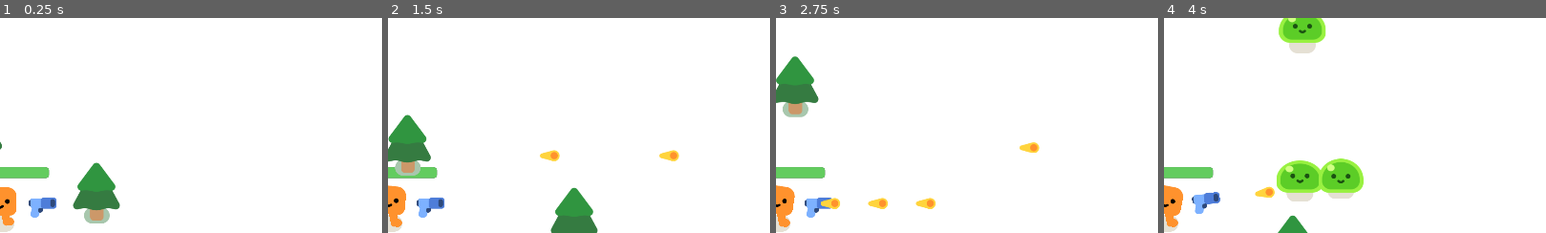
Above: before the commit, frames 1-4 (left to right).
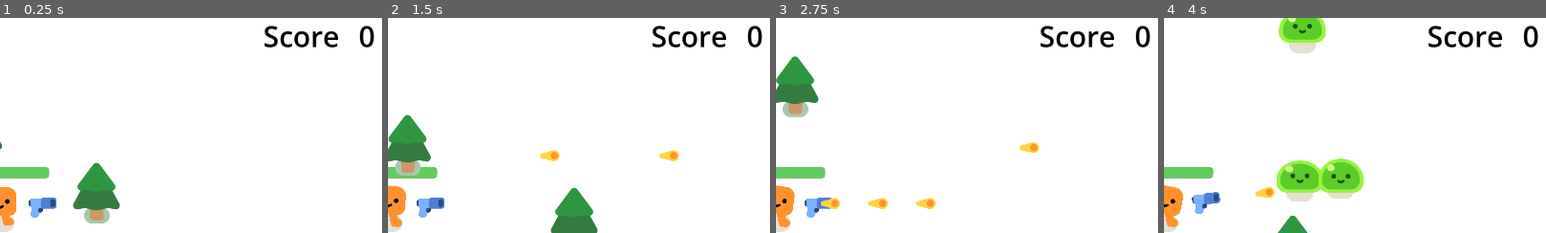
Above: after the commit, the same moments.

Repository: millwardesque/vampire-survivor-tutorial-ex
Game: Godot game, scene res://survivors_game.tscn
Same seed, same stepped clock (60 frames per second), same inputs: the game is played once before the commit and once after it.
Inputs:
- Up to frame 1 (0.25 s): no input
- Up to frame 2 (1.5 s): tap Enter at 0.5 s; hold D (move_right) 0.53-1.28 s; hold S (move_down) from 1.28 s (still down)
- Up to frame 3 (2.75 s): release S (move_down) at 2.03 s; hold D (move_right) from 2.03 s (still down)
- Up to frame 4 (4 s): release D (move_right) at 2.78 s; hold W (move_up) 2.78-3.53 s; hold A (move_left) from 3.53 s (still down)
The pictures show only the part of the screen within x 50-100%, y 2-52%; the shares and areas given below are measured in that part.

The runs differ from the first frame. In frame 1, 1.1% of the frame differs, in the area x 69-98%, y 3-14%; in frame 2, 1.1%; in frame 3, 1.1%; in frame 4, 1.1%.

Commit message:
[score] Added in-game UX scene w/ score. Also implemented score signal

Diff:
--- a/Mob.gd
+++ b/Mob.gd
@@ -1,6 +1,7 @@
 extends CharacterBody2D
 
 const MOB_SPEED = 300.0
+const POINTS_PER_KILL = 1
 const STARTING_HEALTH = 3
 
 var health = STARTING_HEALTH
@@ -27,3 +28,5 @@
 
 		get_parent().add_child(smoke)
 		smoke.global_position = global_position
+
+		player.adjust_score(POINTS_PER_KILL)
--- /dev/null
+++ b/in_game_ux.gd
@@ -0,0 +1,5 @@
+extends CanvasLayer
+
+
+func _on_player_score_change(new_score):
+	%ScoreLabel.text = str(new_score)
--- /dev/null
+++ b/in_game_ux.tscn
@@ -0,0 +1,38 @@
+[gd_scene load_steps=2 format=3 uid="uid://c238tdq0lhcl8"]
+
+[ext_resource type="Script" path="res://in_game_ux.gd" id="1_0212o"]
+
+[node name="InGameUX" type="CanvasLayer"]
+layer = 2
+script = ExtResource("1_0212o")
+
+[node name="MarginContainer" type="MarginContainer" parent="."]
+anchors_preset = 10
+anchor_right = 1.0
+offset_bottom = 118.0
+grow_horizontal = 2
+theme_override_constants/margin_left = 20
+theme_override_constants/margin_top = 20
+theme_override_constants/margin_right = 20
+theme_override_constants/margin_bottom = 20
+
+[node name="HBoxContainer" type="HBoxContainer" parent="MarginContainer"]
+layout_mode = 2
+size_flags_horizontal = 8
+size_flags_vertical = 4
+theme_override_constants/separation = 48
+
+[node name="ScorePrefixLabel" type="Label" parent="MarginContainer/HBoxContainer"]
+layout_mode = 2
+size_flags_horizontal = 0
+theme_override_colors/font_color = Color(0, 0, 0, 1)
+theme_override_font_sizes/font_size = 72
+text = "Score"
+
+[node name="ScoreLabel" type="Label" parent="MarginContainer/HBoxContainer"]
+unique_name_in_owner = true
+layout_mode = 2
+size_flags_horizontal = 0
+theme_override_colors/font_color = Color(0, 0, 0, 1)
+theme_override_font_sizes/font_size = 72
+text = "0"
--- a/player.gd
+++ b/player.gd
@@ -1,17 +1,25 @@
 extends CharacterBody2D
 
 signal health_depleted
+signal score_change
 
 const MAX_HEALTH = 100.0
 const DAMAGE_RATE_PER_SECOND = 30.0
 const MIN_WALK_ANIMATION_THRESHOLD = 0
 const MOVEMENT_SPEED = 600
 
+var score = 0
 var health = MAX_HEALTH
 
 func _ready():
 	%HealthBar.max_value = MAX_HEALTH
 	%HealthBar.value = MAX_HEALTH
+
+func adjust_score(amount: int):
+	score += amount
+
+	emit_signal("score_change", score)
+
 
 func _physics_process(delta):
 	var direction = Input.get_vector("move_left", "move_right", "move_up", "move_down")
--- a/survivors_game.tscn
+++ b/survivors_game.tscn
@@ -1,8 +1,9 @@
-[gd_scene load_steps=6 format=3 uid="uid://nxcul3mfumb7"]
+[gd_scene load_steps=7 format=3 uid="uid://nxcul3mfumb7"]
 
 [ext_resource type="PackedScene" uid="uid://bmpopsk75n4pn" path="res://player.tscn" id="1_ki24f"]
 [ext_resource type="Script" path="res://game.gd" id="1_wvcjb"]
 [ext_resource type="PackedScene" uid="uid://rqpcme5v2oca" path="res://pine_tree.tscn" id="2_auc2b"]
+[ext_resource type="PackedScene" uid="uid://c238tdq0lhcl8" path="res://in_game_ux.tscn" id="4_8faun"]
 
 [sub_resource type="Curve2D" id="Curve2D_qpewy"]
 _data = {
@@ -76,6 +77,8 @@
 unique_name_in_owner = true
 script = SubResource("GDScript_uihhk")
 
+[node name="InGameUX" parent="SandboxLevel" instance=ExtResource("4_8faun")]
+
 [node name="GameOverScreen" type="CanvasLayer" parent="."]
 unique_name_in_owner = true
 process_mode = 3
@@ -122,5 +125,6 @@
 text = "Restart game"
 
 [connection signal="health_depleted" from="SandboxLevel/Player" to="." method="_on_player_health_depleted"]
+[connection signal="score_change" from="SandboxLevel/Player" to="SandboxLevel/InGameUX" method="_on_player_score_change"]
 [connection signal="timeout" from="SandboxLevel/SpawnTimer" to="." method="_on_spawn_timer_timeout"]
 [connection signal="pressed" from="GameOverScreen/Restart Game" to="." method="_on_reset_game_clicked"]
Not shown, changed: README.md
